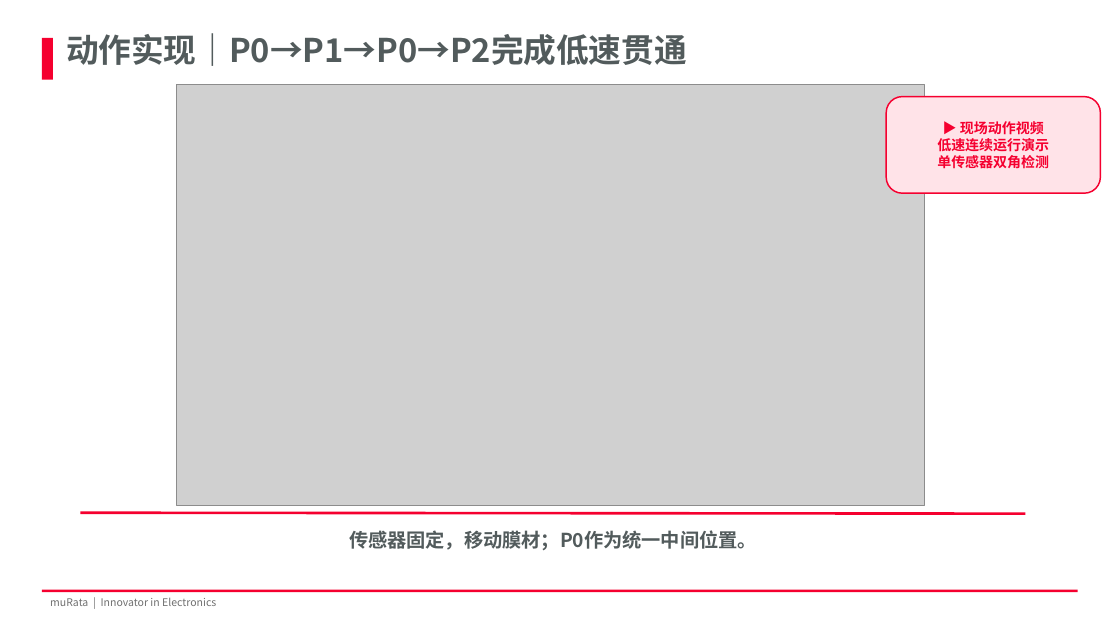
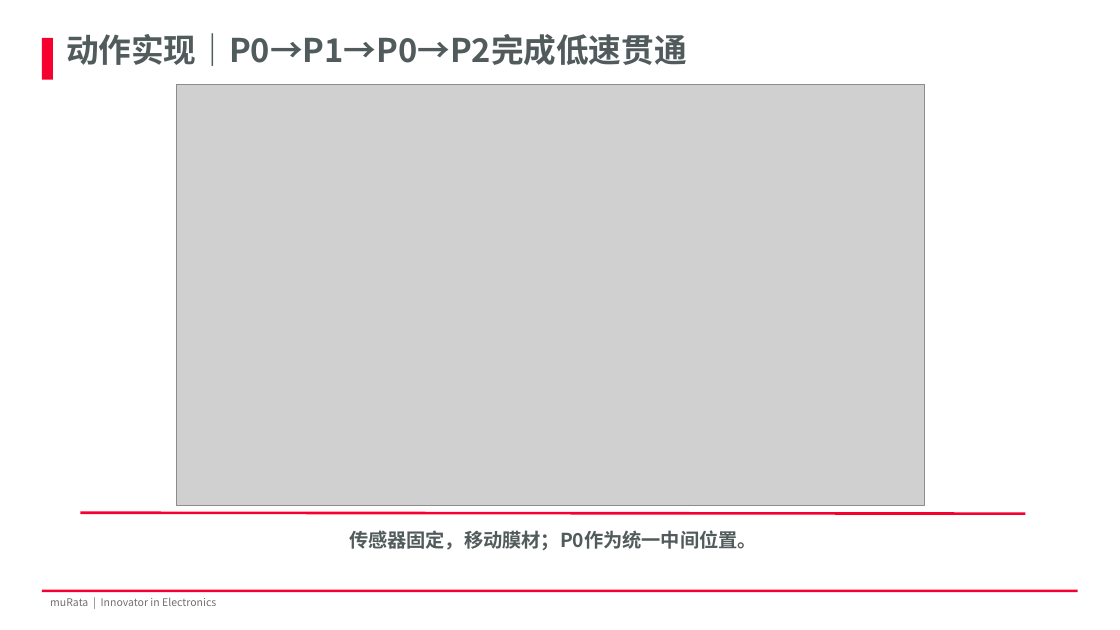
Before and after one commit to Zhang-Bo-glitch/muRata, a slide deck: slide 8 of 公司总结汇报.pptx. Drawn at 1120x630 pixels with LibreOffice and Linux fonts; fonts in the diff are those of the drawing; grey boxes stand for pictures; background and template pictures are left out. Boxes give left, top, right and bottom in pixels: in the first picture for what was removed or moved away, otherwise in the second. Text is boxed around its words. In the diff, an @@ line names an element or a change of style, - is before the commit and + after.

Commit message:
加入公司总结

```diff
--- a/公司总结汇报.pptx
+++ b/公司总结汇报.pptx
@@ rounded rectangle removed at bbox=[886, 97, 1101, 193] @@
-▶ 现场动作视频
-低速连续运行演示
-单传感器双角检测
```
